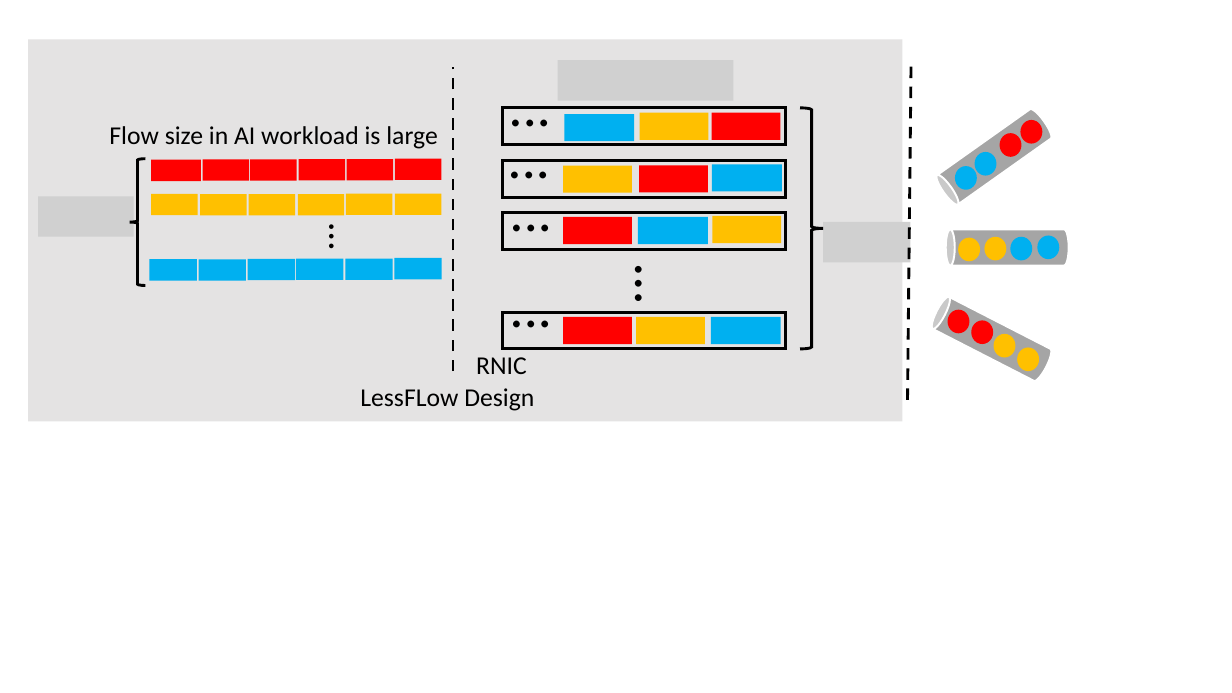
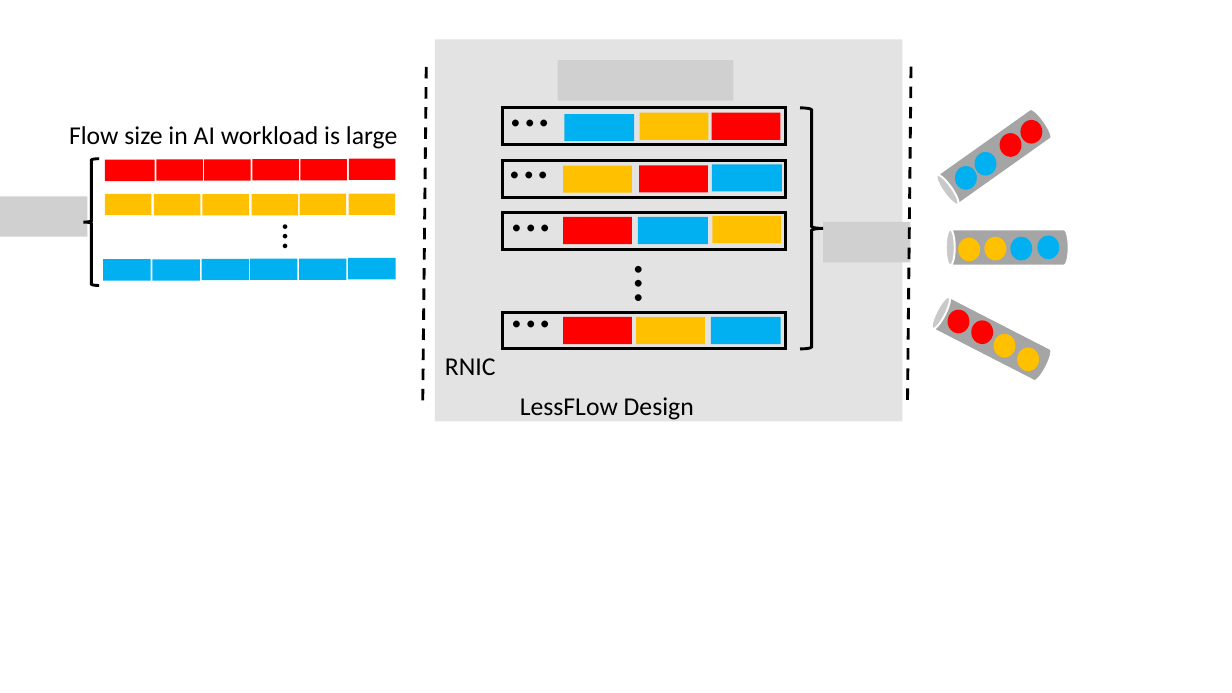
Before and after one commit to caopeirui/app.diagrams.net, a slide deck: slide 1 of lessflow/LessFlow_details.pptx. Drawn at 1232x693 pixels with LibreOffice and Linux fonts; fonts in the diff are those of the drawing; grey boxes stand for pictures. Boxes give left, top, right and bottom in pixels: in the first picture for what was removed or moved away, otherwise in the second. Text is boxed around its words. In the diff, an @@ line names an element or a change of style, - is before the commit and + after.

```diff
--- a/lessflow/LessFlow_details.pptx
+++ b/lessflow/LessFlow_details.pptx
@@ rectangle resized from (x1=28, y1=40, x2=902, y2=421) to (x1=435, y1=40, x2=903, y2=421) @@
@@ line moved from (453, 372) - (453, 67) to (423, 400) - (426, 66) @@
@@ text "Flow size in AI workload ..." moved from (x1=109, y1=126, x2=437, y2=149) to (x1=69, y1=126, x2=397, y2=149) @@
@@ 18 rectangles, 1 picture, 1 text, 1 right brace moved together from (x1=38, y1=159, x2=442, y2=286) to (x1=0, y1=159, x2=396, y2=286) @@
@@ text "RNIC" moved from (x1=476, y1=357, x2=527, y2=374) to (x1=445, y1=358, x2=496, y2=375) @@
@@ text "LessFLow Design" moved from (x1=360, y1=388, x2=534, y2=411) to (x1=520, y1=397, x2=694, y2=420) @@
```
Also in this commit, not shown: 1 other file.
